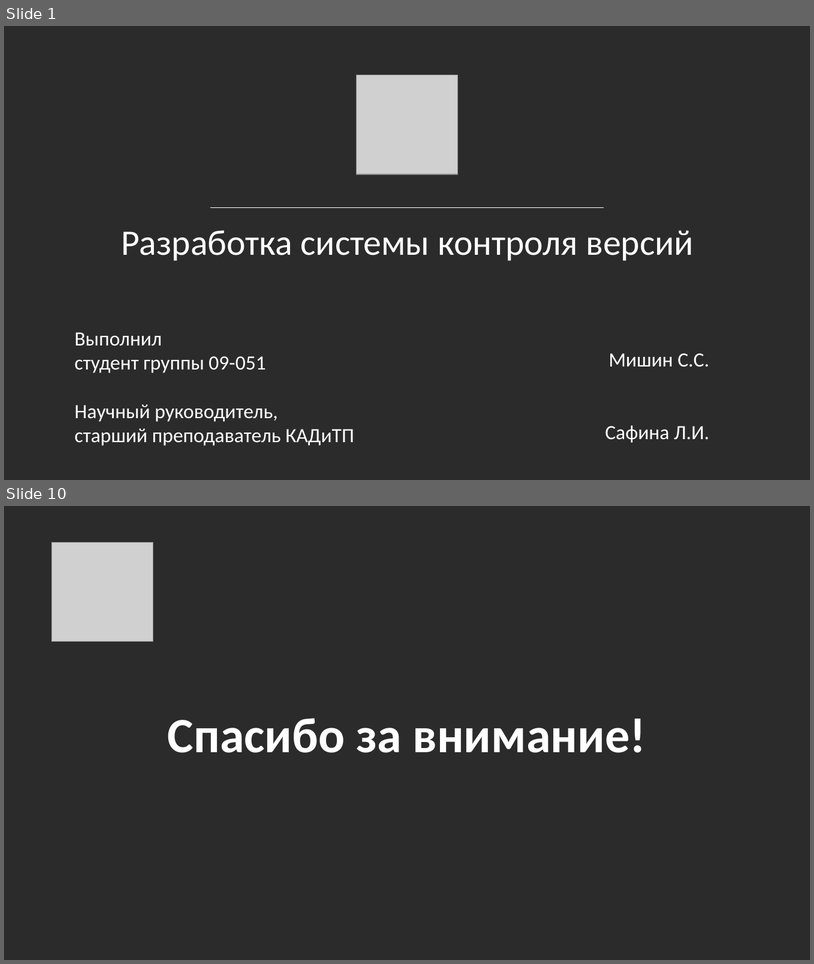
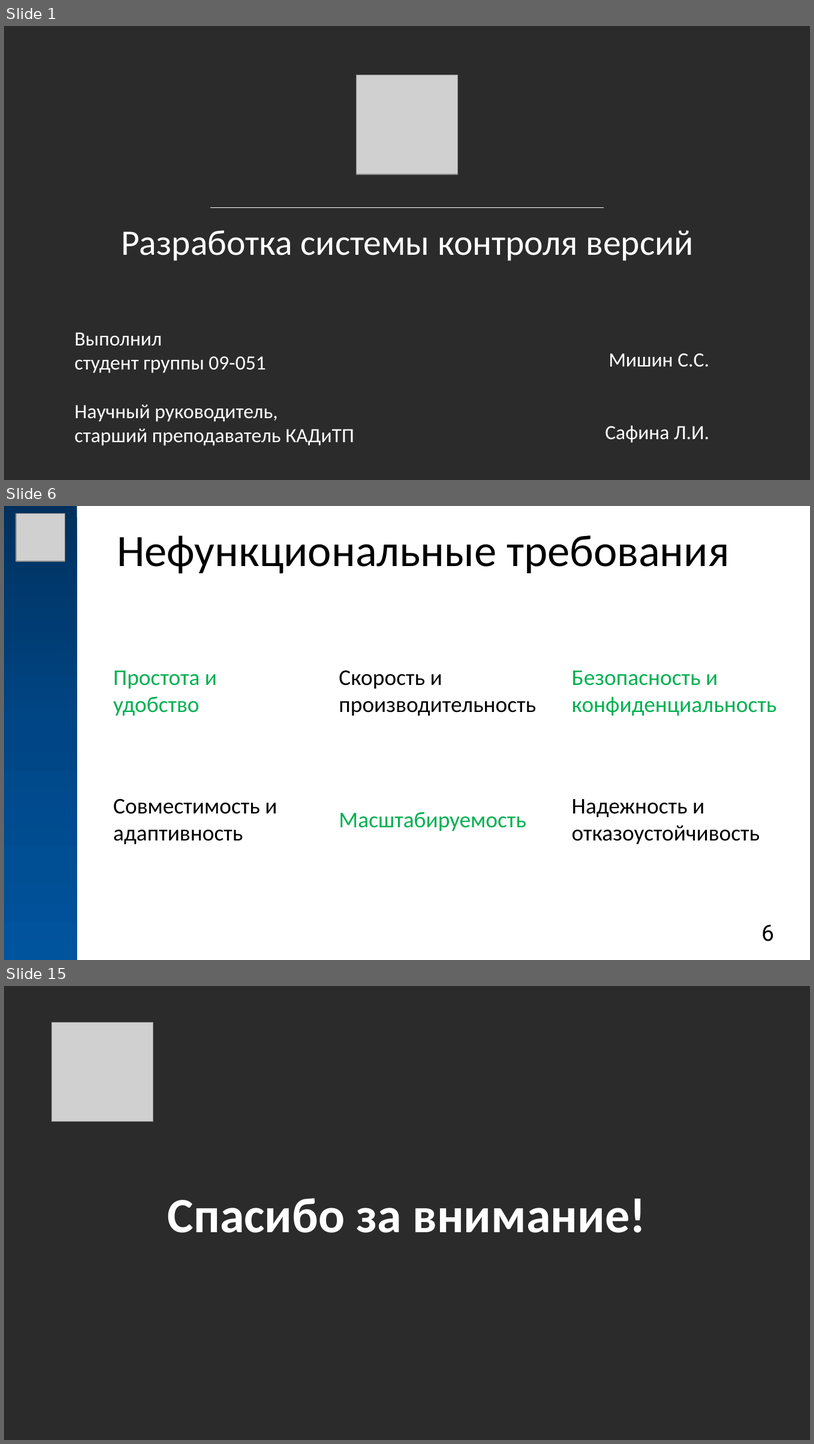
Before and after one commit to MrR3353/diplom, a slide deck: docs/Презентация в стиле КФУ.pptx. Shown one above the other, each under a label of ours: slides 1 and 10 before the commit, slides 1, 6 and 15 after it; the slides between them are not shown. The pictures are 814x964 and 814x1444 pixels, drawn with LibreOffice and Linux fonts; fonts in the diff are those of the drawing; grey boxes stand for pictures; background and template pictures are left out; a plain dark background stands for a picture behind light text. Boxes give left, top, right and bottom in pixels: in the first picture for what was removed or moved away, otherwise in the second. Text is boxed around its words. In the diff, an @@ line names an element or a change of style, - is before the commit and + after.

```diff
--- a/docs/Презентация в стиле КФУ.pptx
+++ b/docs/Презентация в стиле КФУ.pptx
@@ slide 6 added at (4,506,810,960), background #FFFFFF @@
@@ rectangle added at (4,506,77,959), fill gradient #00325E to #004786 to #00549F @@
@@ picture added at (16,514,65,562) @@
@@ title added at (117,535,729,574), 40 pt, text #000000 @@
+Нефункциональные требования
@@ text added at (113,670,217,715), 20 pt, text #00B050 @@
+Простота и удобство
@@ text added at (339,670,536,715), 20 pt, text #000000 @@
+Скорость и производительность
@@ text added at (572,670,777,715), 20 pt, text #00B050 @@
+Безопасность и конфиденциальность
@@ text added at (113,798,277,844), 20 pt, text #000000 @@
+Совместимость и адаптивность
@@ text added at (339,811,526,831), 20 pt, text #00B050 @@
+Масштабируемость
@@ text added at (572,799,760,844), 20 pt, text #000000 @@
+Надежность и отказоустойчивость
@@ page number added at (762,924,774,941), 20 pt, text #000000 @@
+6
@@ what was slide 10 is now slide 15 @@
```
Also in this commit, not shown: 3 slides changed, 9 other slides added, 5 slides removed, 1 other file.
